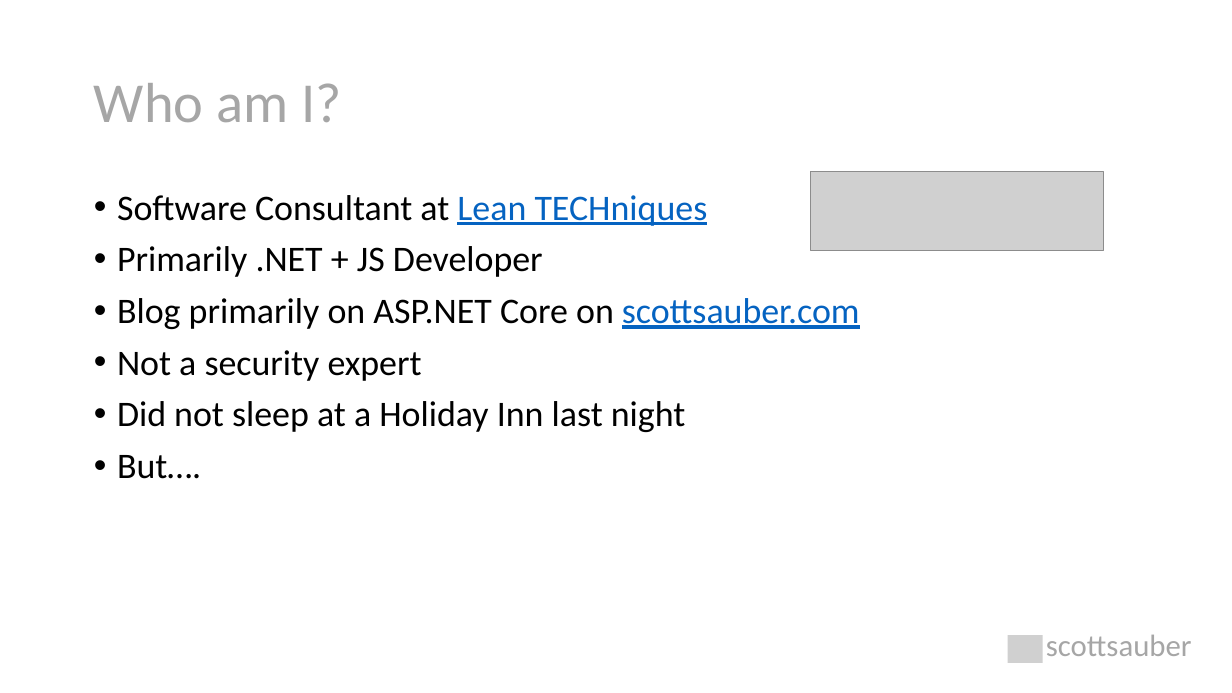
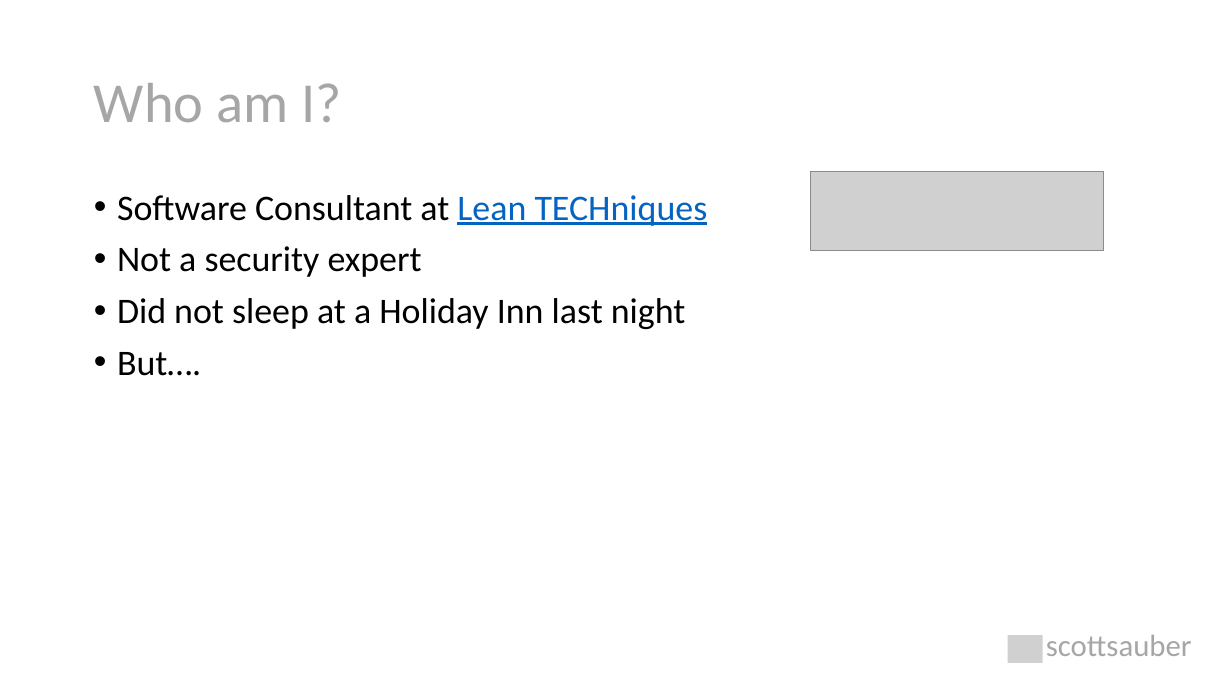
Before and after one commit to scottsauber/security-headers-talk, a slide deck: slide 5 of Security Headers Explained.pptx. Drawn at 1232x693 pixels with LibreOffice and Linux fonts; fonts in the diff are those of the drawing; grey boxes stand for pictures. Boxes give left, top, right and bottom in pixels: in the first picture for what was removed or moved away, otherwise in the second. Text is boxed around its words. In the diff, an @@ line names an element or a change of style, - is before the commit and + after.

```diff
--- a/Security Headers Explained.pptx
+++ b/Security Headers Explained.pptx
@@ text at (x1=117, y1=246, x2=860, y2=329): paragraphs removed @@
-• Primarily .NET + JS Developer
-• Blog primarily on ASP.NET Core on scottsauber.com
```
Also in this commit, not shown: 3 other slides changed, 1 other file.
